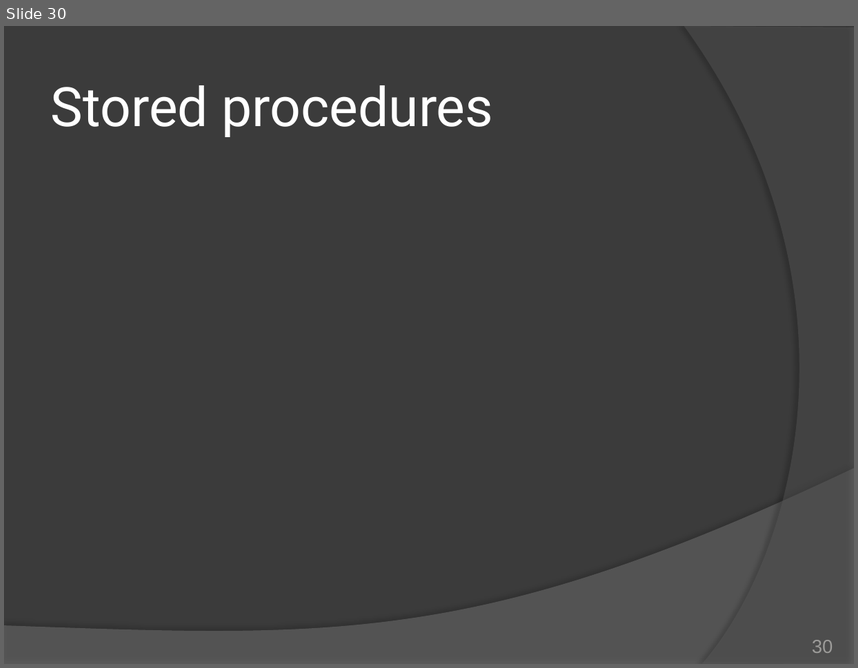
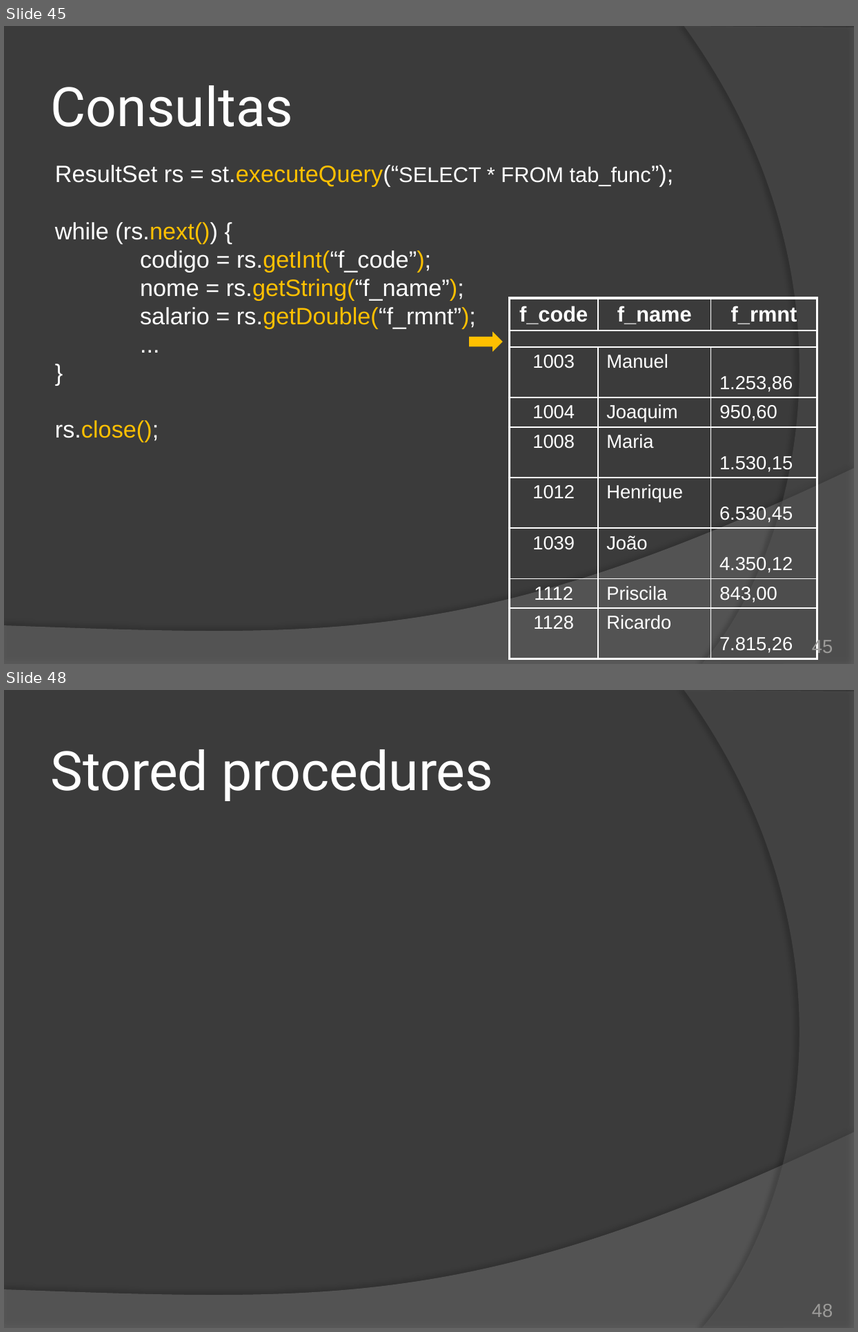
Before and after one commit to duchesqui/slzvieira-training, a slide deck: 2-Java-Programmer-Modulo-II/19.Capitulo11.pptx. Shown one above the other, each under a label of ours: slide 30 before the commit, slides 45 and 48 after it; the slides between them are not shown. The pictures are 858x668 and 858x1332 pixels, drawn with LibreOffice and Linux fonts; fonts in the diff are those of the drawing. Boxes give left, top, right and bottom in pixels: in the first picture for what was removed or moved away, otherwise in the second. Text is boxed around its words. In the diff, an @@ line names an element or a change of style, - is before the commit and + after.

Commit message:
JDBC: Transações e Consultas (ResultSet)

```diff
--- a/2-Java-Programmer-Modulo-II/19.Capitulo11.pptx
+++ b/2-Java-Programmer-Modulo-II/19.Capitulo11.pptx
@@ slide 45 added at <box>4,26,854,664</box>, background #3B3B3B; not listed: 2 template elements that a slide beside it also shows @@
@@ title added at <box>51,85,294,127</box>, 46 pt, text #FFFFFF @@
+Consultas
@@ text added at <box>55,165,651,442</box>, 20 pt, text #FFFFFF @@
+ResultSet rs = st.executeQuery(“SELECT * FROM tab_func”);
+while (rs.next()) {
+codigo = rs.getInt(“f_code”);
+nome = rs.getString(“f_name”);
+salario = rs.getDouble(“f_rmnt”);
+...
+}
+rs.close();
@@ table added at <box>509,298,817,655</box>, 9 rows, 3 columns @@
+f_code | f_name | f_rmnt
+ |  | 
+1003 | Manuel | 1.253,86
+1004 | Joaquim | 950,60
+1008 | Maria | 1.530,15
+1012 | Henrique | 6.530,45
+1039 | João | 4.350,12
+1112 | Priscila | 843,00
+1128 | Ricardo | 7.815,26
@@ right arrow added at <box>469,331,502,352</box>, fill #FFC000 @@
@@ page number added at <box>812,638,833,657</box>, 16 pt, text #9D9B9A @@
+45
@@ what was slide 30 is now slide 48 @@
@@ page number at <box>812,1303,833,1317</box>: text changed @@
-30
+48
```
Also in this commit, not shown: 12 slides changed, 19 other slides added, 2 slides removed, 2 other files.
